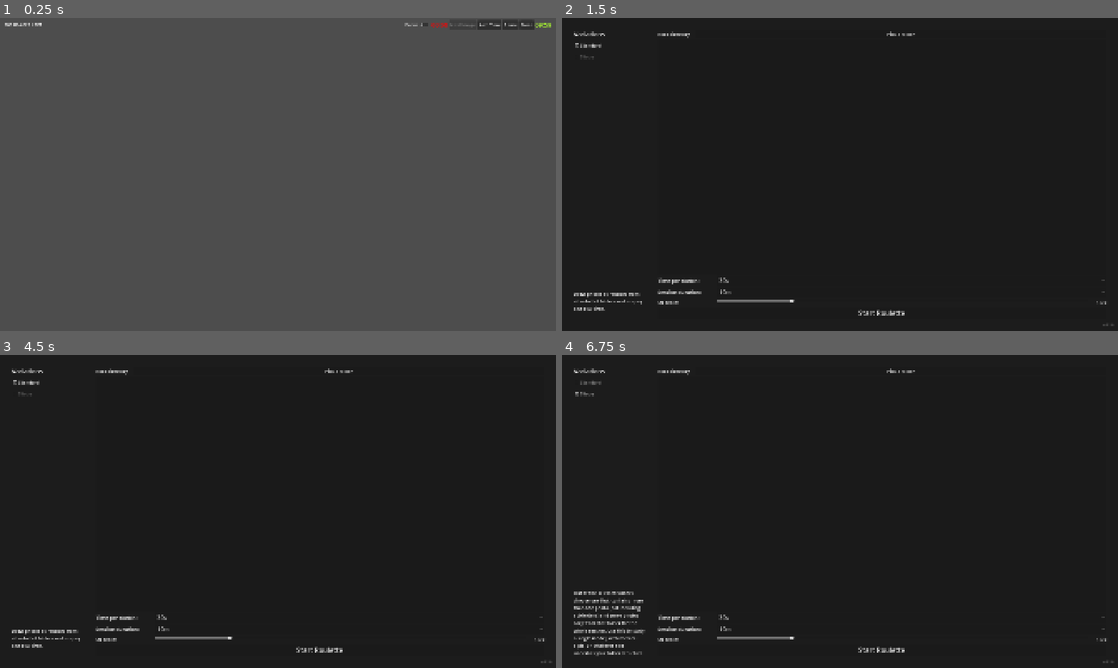
Above: before the commit, frames 1-4 (two rows, left to right).
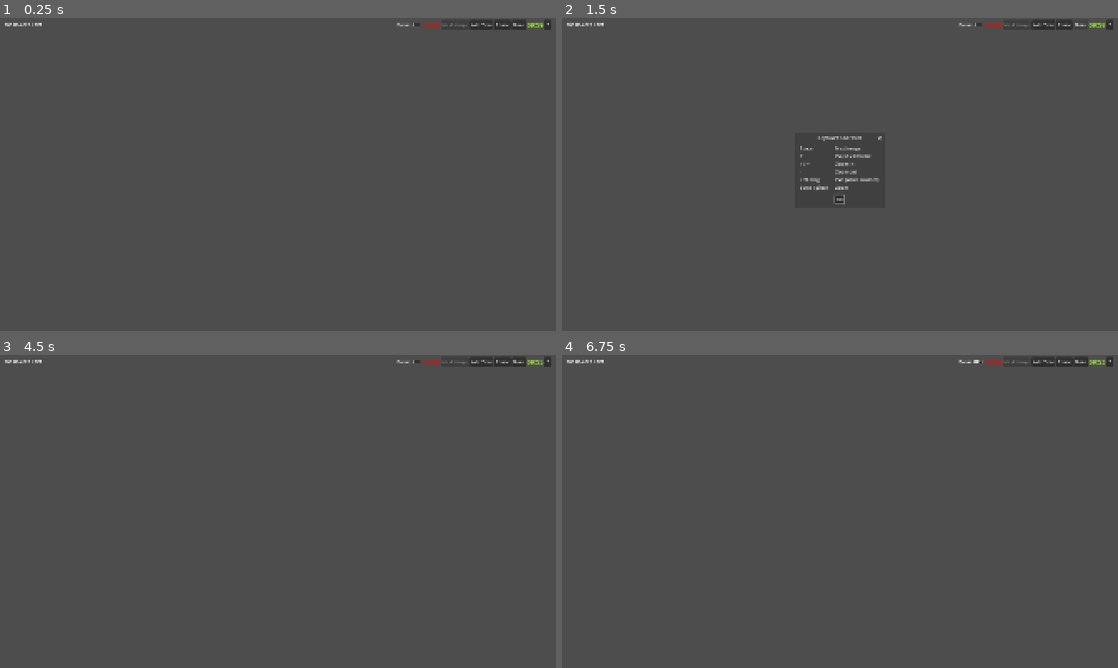
Above: after the commit, the same moments.

Repository: tsraveling/art-roulette
Game: Godot game, scene res://scenes/roulette/RouletteScene.tscn
Same seed, same stepped clock (60 frames per second), same inputs: the game is played once before the commit and once after it. This scene is started directly instead of the project's main scene.
Inputs (mouse positions are in pixels of both pictures, inside the frame that each line leads up to):
- Up to frame 1 (0.25 s): no input
- Up to frame 2 (1.5 s): click (1112, 24) at 0.5 s, where only the run after the commit has a clickable "?"; click "Done" at 1.25 s
- Up to frame 3 (4.5 s): click (517, 361) at 2 s, where only the run after the commit has a clickable "Done"; click (322, 649) at 2.75 s, where only the run before the commit has a clickable "Start Roulette"; click (322, 649) at 3.5 s, where only the run before the commit has a clickable "Start Roulette"; click (278, 536) at 4.25 s, where only the run after the commit has a clickable "OK"
- Up to frame 4 (6.75 s): click (612, 383) at 5 s, where only the run before the commit has a clickable "Standard"; click (973, 361) at 5.75 s, where only the run after the commit has a clickable "Focus"; click (612, 392) at 6.5 s, where only the run before the commit has a clickable "Study"

The runs differ from the first frame. In frame 1, 0.3% of the frame differs, in the area x 71-100%, y 1-4%; in frame 2, 99%, in the area x 0-100%, y 0-100%; in frame 3, 99%; in frame 4, 99%.

Commit message:
fix: adds help dialog

Diff:
--- a/scenes/roulette/RouletteScene.gd
+++ b/scenes/roulette/RouletteScene.gd
@@ -13,6 +13,7 @@
 @onready var session_timer_label := $VerticalLayout/MarginContainer/ToolBar/SessionTimerLabel
 @onready var session_timer := $SessionTimer
 @onready var session_dialog := $ConfirmationDialog
+@onready var help_dialog := $HelpDialog
 
 var zoom_level := 1.0
 var pan_offset := Vector2.ZERO
@@ -142,6 +143,10 @@
 	get_next()
 
 
+func _on_help_button_pressed():
+	help_dialog.popup_centered()
+
+
 func _on_focus_button_toggled(button_pressed):
 	DisplayServer.window_set_mode(DisplayServer.WINDOW_MODE_FULLSCREEN if button_pressed else DisplayServer.WINDOW_MODE_WINDOWED)
 
--- a/scenes/roulette/RouletteScene.tscn
+++ b/scenes/roulette/RouletteScene.tscn
@@ -70,6 +70,11 @@
 theme_override_font_sizes/font_size = 22
 text = "~"
 
+[node name="HelpButton" type="Button" parent="VerticalLayout/MarginContainer/ToolBar" unique_id=1096560448]
+layout_mode = 2
+focus_mode = 0
+text = " ? "
+
 [node name="ImageClip" type="Control" parent="VerticalLayout" unique_id=1534587344]
 clip_contents = true
 layout_mode = 2
@@ -107,6 +112,77 @@
 ok_button_text = "I'm Finished"
 cancel_button_text = "Continue Drawing"
 
+[node name="HelpDialog" type="AcceptDialog" parent="." unique_id=1853119865]
+title = "Keyboard Shortcuts"
+size = Vector2i(280, 220)
+
+[node name="Columns" type="HBoxContainer" parent="HelpDialog" unique_id=1853119866]
+anchors_preset = 15
+anchor_right = 1.0
+anchor_bottom = 1.0
+offset_left = 12.0
+offset_top = 12.0
+offset_right = -12.0
+offset_bottom = -12.0
+grow_horizontal = 2
+grow_vertical = 2
+theme_override_constants/separation = 24
+
+[node name="Keys" type="VBoxContainer" parent="HelpDialog/Columns" unique_id=1853119867]
+layout_mode = 2
+
+[node name="K0" type="Label" parent="HelpDialog/Columns/Keys" unique_id=1853119868]
+layout_mode = 2
+text = "Space"
+
+[node name="K1" type="Label" parent="HelpDialog/Columns/Keys" unique_id=1853119869]
+layout_mode = 2
+text = "P"
+
+[node name="K2" type="Label" parent="HelpDialog/Columns/Keys" unique_id=1853119870]
+layout_mode = 2
+text = "= / +"
+
+[node name="K3" type="Label" parent="HelpDialog/Columns/Keys" unique_id=1853119871]
+layout_mode = 2
+text = "-"
+
+[node name="K4" type="Label" parent="HelpDialog/Columns/Keys" unique_id=1853119872]
+layout_mode = 2
+text = "Left drag"
+
+[node name="K5" type="Label" parent="HelpDialog/Columns/Keys" unique_id=1853119873]
+layout_mode = 2
+text = "Scroll / pinch"
+
+[node name="Actions" type="VBoxContainer" parent="HelpDialog/Columns" unique_id=1853119874]
+layout_mode = 2
+
+[node name="A0" type="Label" parent="HelpDialog/Columns/Actions" unique_id=1853119875]
+layout_mode = 2
+text = "Next image"
+
+[node name="A1" type="Label" parent="HelpDialog/Columns/Actions" unique_id=1853119876]
+layout_mode = 2
+text = "Pause / Resume"
+
+[node name="A2" type="Label" parent="HelpDialog/Columns/Actions" unique_id=1853119877]
+layout_mode = 2
+text = "Zoom in"
+
+[node name="A3" type="Label" parent="HelpDialog/Columns/Actions" unique_id=1853119878]
+layout_mode = 2
+text = "Zoom out"
+
+[node name="A4" type="Label" parent="HelpDialog/Columns/Actions" unique_id=1853119879]
+layout_mode = 2
+text = "Pan (when zoomed)"
+
+[node name="A5" type="Label" parent="HelpDialog/Columns/Actions" unique_id=1853119880]
+layout_mode = 2
+text = "Zoom"
+
+[connection signal="pressed" from="VerticalLayout/MarginContainer/ToolBar/HelpButton" to="." method="_on_help_button_pressed"]
 [connection signal="toggled" from="VerticalLayout/MarginContainer/ToolBar/FocusButton" to="." method="_on_focus_button_toggled"]
 [connection signal="pressed" from="VerticalLayout/MarginContainer/ToolBar/NextButton" to="." method="_on_next_button_pressed"]
 [connection signal="pressed" from="VerticalLayout/MarginContainer/ToolBar/AddTimeButton" to="." method="_on_add_time_button_pressed"]
